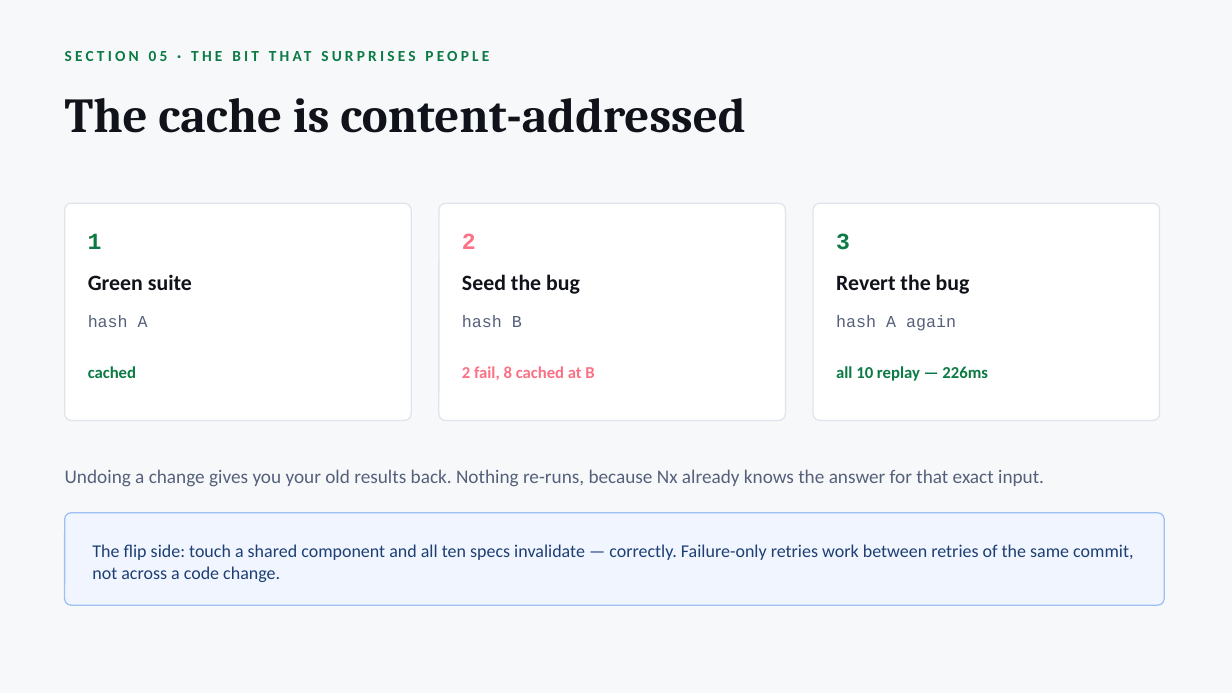
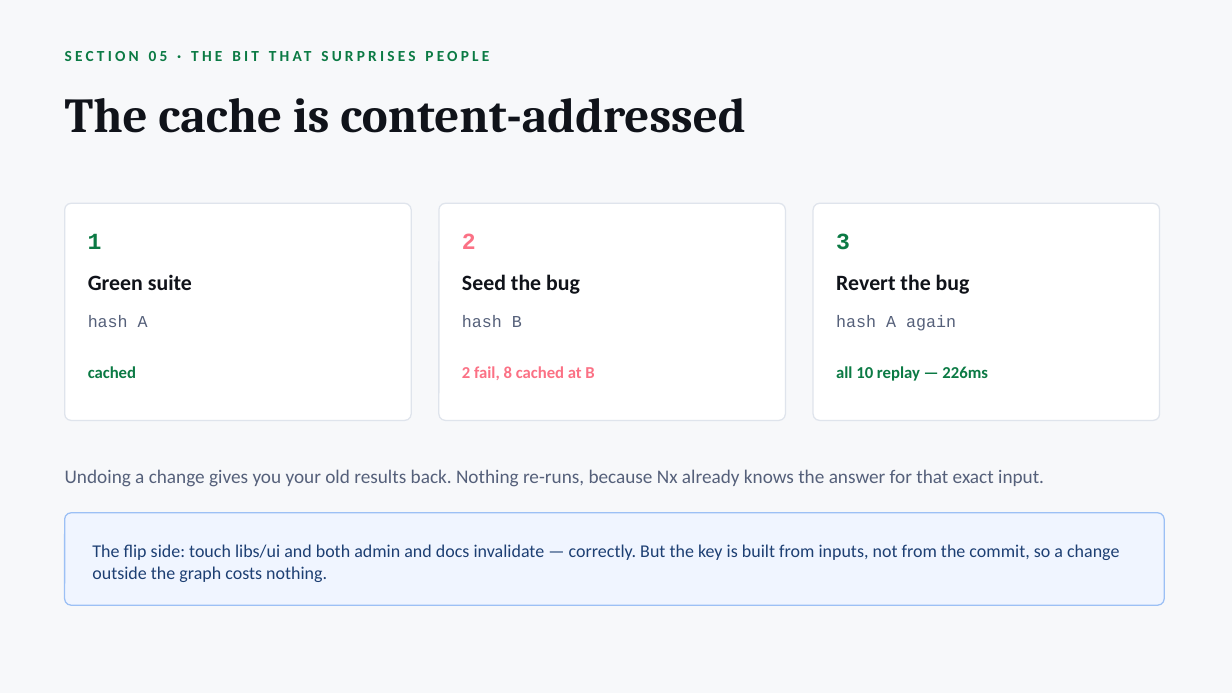
Before and after one commit to radzivil/nx-scaling-e2e-tests-with-atomizer, a slide deck: slide 12 of talk/Scaling-E2E-Tests-with-Nx.pptx. Drawn at 1232x693 pixels with LibreOffice and Linux fonts; fonts in the diff are those of the drawing. Boxes give left, top, right and bottom in pixels: in the first picture for what was removed or moved away, otherwise in the second. Text is boxed around its words. In the diff, an @@ line names an element or a change of style, - is before the commit and + after.

Commit message:
Record that the cache is keyed on inputs, not commits
The previous commit touched only the deck, so CI restored the commit before it
and reported 33/36 hits at 119ms — single-machine went 3m44s to 35s unplanned.
That is a better demonstration than the staged one, and it corrects a gotcha
here that claimed failure-only replay works within a commit but not across one.

```diff
--- a/talk/Scaling-E2E-Tests-with-Nx.pptx
+++ b/talk/Scaling-E2E-Tests-with-Nx.pptx
@@ text at (92,544,1119,582): text changed @@
-The flip side: touch a shared component and all ten specs invalidate — correctly. Failure-only retries work between retries of the same commit, not across a code change.
+The flip side: touch libs/ui and both admin and docs invalidate — correctly. But the key is built from inputs, not from the commit, so a change outside the graph costs nothing.
```
Also in this commit, not shown: 2 other files.
